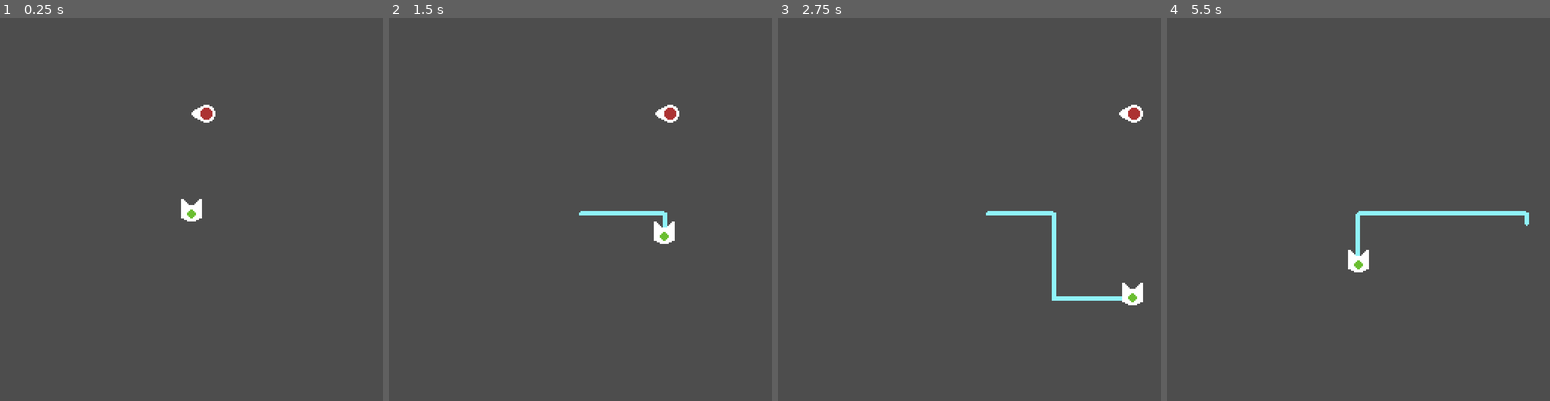
Above: before the commit, frames 1-4 (left to right).
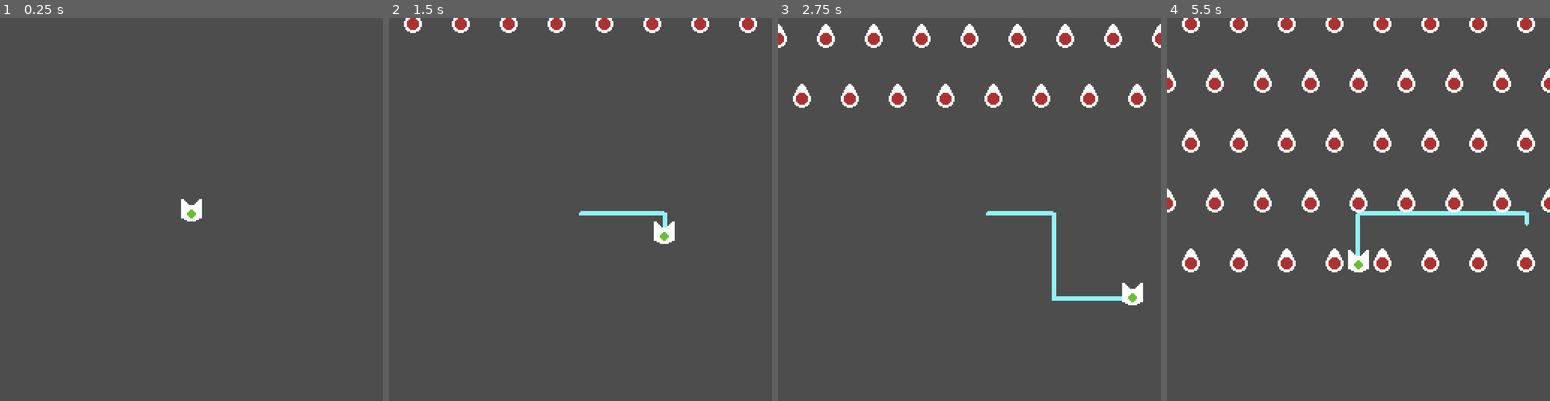
Above: after the commit, the same moments.

Repository: kennethbchen/Bullet-Wrangler-Game
Game: Godot game, scene res://Game.tscn
Same seed, same stepped clock (60 frames per second), same inputs: the game is played once before the commit and once after it.
Inputs:
- Up to frame 1 (0.25 s): no input
- Up to frame 2 (1.5 s): hold D (Right) 0.53-1.28 s; hold S (Down) from 1.28 s (still down)
- Up to frame 3 (2.75 s): release S (Down) at 2.03 s; hold D (Right) from 2.03 s (still down)
- Up to frame 4 (5.5 s): release D (Right) at 2.78 s; hold W (Up) 2.78-3.53 s; hold A (Left) 3.53-5.03 s; hold S (Down) from 5.03 s (still down)

The runs differ from the first frame. In frame 1, 0.2% of the frame differs, in the area x 50-57%, y 22-28%; in frame 2, 1.4%; in frame 3, 3.5%; in frame 4, 7.8%, in the area x 0-100%, y 0-67%.

Commit message:
Implemented basic projectile generator

Diff:
--- a/Game.tscn
+++ b/Game.tscn
@@ -1,10 +1,11 @@
-[gd_scene load_steps=7 format=3 uid="uid://dbm0wungyl62c"]
+[gd_scene load_steps=8 format=3 uid="uid://dbm0wungyl62c"]
 
 [ext_resource type="Script" path="res://Scripts/Player.gd" id="1_wwex1"]
 [ext_resource type="Script" path="res://Scripts/LineDrawer.gd" id="2_nfbc4"]
 [ext_resource type="Texture2D" uid="uid://bqyrcjomob3vk" path="res://Sprites/Player.png" id="3_8cno4"]
 [ext_resource type="Texture2D" uid="uid://bmws0v53bodpa" path="res://Sprites/PlayerHurtbox.png" id="4_7p6tv"]
 [ext_resource type="PackedScene" uid="uid://bbolx8a630ljg" path="res://Projectile.tscn" id="5_6w3up"]
+[ext_resource type="Script" path="res://Scripts/ProjectileGenerator.gd" id="6_ykelv"]
 
 [sub_resource type="CircleShape2D" id="CircleShape2D_njttx"]
 radius = 3.0
@@ -40,7 +41,56 @@
 position = Vector2(0, 3)
 shape = SubResource("CircleShape2D_njttx")
 
-[node name="Projectile" parent="." instance=ExtResource("5_6w3up")]
-position = Vector2(128, 64)
+[node name="ProjectileGenerator" type="Node2D" parent="."]
+position = Vector2(128, -32)
+script = ExtResource("6_ykelv")
+projectile_scene = ExtResource("5_6w3up")
+even_offset = Vector2(16, 0)
+
+[node name="DelayTimer" type="Timer" parent="ProjectileGenerator"]
+autostart = true
+
+[node name="SpawnPoints" type="Node2D" parent="ProjectileGenerator"]
+
+[node name="1" type="Marker2D" parent="ProjectileGenerator/SpawnPoints"]
+position = Vector2(-144, 16)
+rotation = 1.5708
+
+[node name="2" type="Marker2D" parent="ProjectileGenerator/SpawnPoints"]
+position = Vector2(-112, 16)
+rotation = 1.5708
+
+[node name="3" type="Marker2D" parent="ProjectileGenerator/SpawnPoints"]
+position = Vector2(-80, 16)
+rotation = 1.5708
+
+[node name="4" type="Marker2D" parent="ProjectileGenerator/SpawnPoints"]
+position = Vector2(-47.9999, 16.0001)
+rotation = 1.5708
+
+[node name="5" type="Marker2D" parent="ProjectileGenerator/SpawnPoints"]
+position = Vector2(-15.9999, 16.0001)
+rotation = 1.5708
+
+[node name="6" type="Marker2D" parent="ProjectileGenerator/SpawnPoints"]
+position = Vector2(16.0001, 16.0001)
+rotation = 1.5708
+
+[node name="7" type="Marker2D" parent="ProjectileGenerator/SpawnPoints"]
+position = Vector2(48.0001, 16.0001)
+rotation = 1.5708
+
+[node name="8" type="Marker2D" parent="ProjectileGenerator/SpawnPoints"]
+position = Vector2(80.0001, 16.0001)
+rotation = 1.5708
+
+[node name="9" type="Marker2D" parent="ProjectileGenerator/SpawnPoints"]
+position = Vector2(112, 16.0001)
+rotation = 1.5708
+
+[node name="10" type="Marker2D" parent="ProjectileGenerator/SpawnPoints"]
+position = Vector2(144, 16)
+rotation = 1.5708
 
 [connection signal="area_entered" from="Player" to="Player" method="_on_area_entered"]
+[connection signal="timeout" from="ProjectileGenerator/DelayTimer" to="ProjectileGenerator" method="_on_delay_timer_timeout"]
--- a/Projectile.tscn
+++ b/Projectile.tscn
@@ -16,3 +16,5 @@
 
 [node name="CollisionShape2D" type="CollisionShape2D" parent="."]
 shape = SubResource("CircleShape2D_xthn4")
+
+[node name="LifetimeTimer" type="Timer" parent="."]
--- a/Scripts/Projectile.gd
+++ b/Scripts/Projectile.gd
@@ -2,14 +2,19 @@
 
 @export var speed = 20
 
-var forward_dir = transform.x
+@export var lifespan = 5
+
+@onready var lifetime_timer = $LifetimeTimer
 
 # Called when the node enters the scene tree for the first time.
 func _ready():
+
+	lifetime_timer.wait_time = lifespan
+	lifetime_timer.start()
 	pass # Replace with function body.
 
 
 # Called every frame. 'delta' is the elapsed time since the previous frame.
 func _process(delta):
 
-	position += forward_dir * speed * delta
+	position += transform.x * speed * delta
--- /dev/null
+++ b/Scripts/ProjectileGenerator.gd
@@ -0,0 +1,38 @@
+extends Node2D
+
+@export var projectile_scene: PackedScene
+
+@export var spawn_delay: float = 1
+
+@export var even_offset: Vector2
+
+@onready var spawn_point_parent: Node = $SpawnPoints
+
+@onready var delay_timer: Timer = $DelayTimer
+
+
+func _ready():
+	assert(projectile_scene != null)
+
+	delay_timer.wait_time = spawn_delay
+	delay_timer.start()
+
+func _process(delta):
+	pass
+
+func _on_delay_timer_timeout():
+
+	for child in spawn_point_parent.get_children():
+
+		var new_projectile = projectile_scene.instantiate()
+		get_tree().root.add_child(new_projectile)
+		new_projectile.global_position = child.global_position
+		new_projectile.rotation = child.rotation
+
+
+	if spawn_point_parent.position == Vector2.ZERO:
+		spawn_point_parent.position = even_offset
+	else:
+		spawn_point_parent.position = Vector2.ZERO
+
+	print(spawn_point_parent.position)
